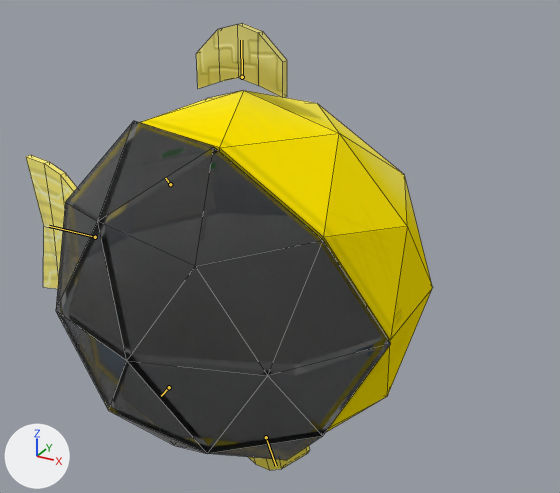
One commit to the Blender file Assets/Env/SubmarineSep.blend: the scene before it, then after it.
Both versions are drawn from a 50 mm camera at (9.07, -14.51, 8.57) aimed at (0.71, 0.68, 0.97). Every picture has the same lights, and +X, +Y and +Z are marked at lower left. The bones that bend it are drawn over the model as lines. Mesh edges are drawn as thin lines.

In view in the first picture: 'Glass', 'Moving Parts', 'Yellow'.
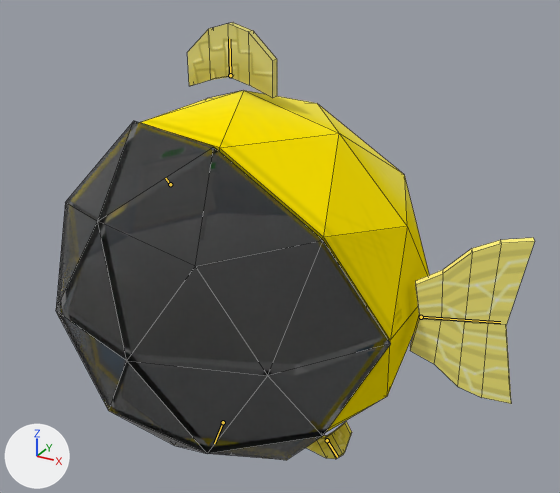
The newer file adds an action. The first version stands in its rest pose; the second is drawn at frame 1 of the action 'Idle'.

The edits, one by one:
Bone 'Bone.002' (bone_bone_002) turns from (0, 0, 0) to (0, 180, -3) degrees about its own x, y and z.
Bone 'Bone.006' (bone_bone_006) turns from (0, 0, 0) to (9, 0, 180) degrees about its own x, y and z.
Bone 'Bone.007' (bone_bone_007) turns from (0, 0, 0) to (0, 0, 20) degrees about its own x, y and z.
Bone 'Bone.008' (bone_bone_008) turns from (0, 0, 0) to (10, 179, -15) degrees about its own x, y and z.
Bone 'Bone.010' (bone_bone_010) turns from (0, 0, 0) to (66, 180, 0) degrees about its own x, y and z.

Where the change shows, as pixel boxes [x1, y1, x2, y2] in the pictures (560 x 493 px):
'Moving Parts', posed: before [26, 23, 310, 470]; after [187, 23, 535, 459]
bone 'Bone.007', root to tip: before (95, 237) to (49, 226); after (421, 317) to (500, 322)
